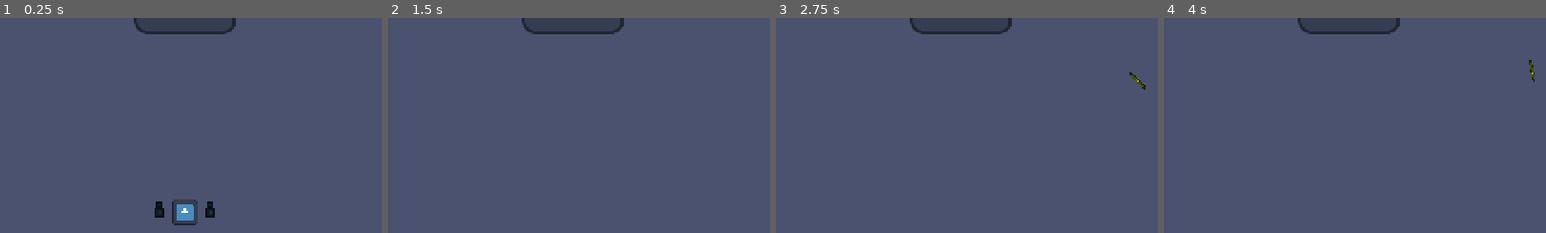
Above: before the commit, frames 1-4 (left to right).
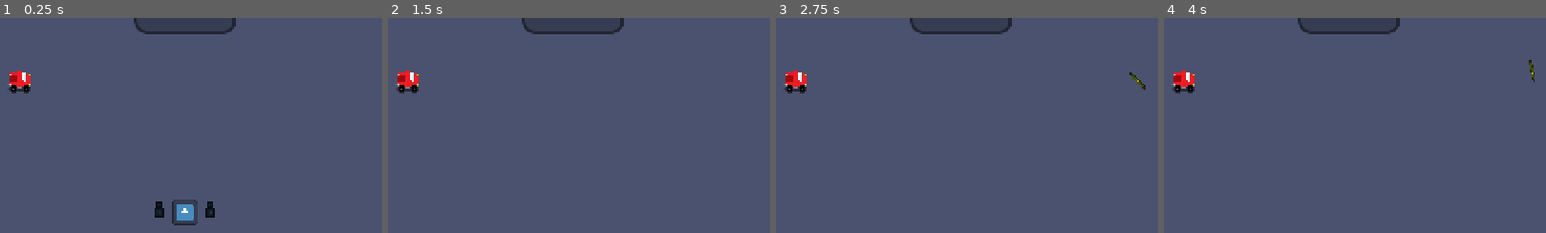
Above: after the commit, the same moments.

Repository: AsleepInTheBreakroom/SuperReactorCore
Game: Godot game, scene res://Levels/Testing/TestLevel.tscn
Same seed, same stepped clock (60 frames per second), same inputs: the game is played once before the commit and once after it. The engine's default icon, where the game draws it, is replaced by a stand-in: a white triangle on a blue panel in a dark square.
Inputs (mouse positions are % of the whole screen's width and height, from its top left):
- Up to frame 1 (0.25 s): no input
- Up to frame 2 (1.5 s): tap Enter at 0.5 s; move the mouse to (72, 45) at 0.52 s; press the mouse at (72, 45) at 0.53 s; hold D (Keyboard_Right) 0.53-1.28 s; move the mouse to (30, 55) at 1.27 s; release the mouse at (30, 55) at 1.28 s; hold S (Keyboard_Down) from 1.28 s (still down); right-click (30, 55) at 1.35 s
- Up to frame 3 (2.75 s): tap Space at 2 s; move the mouse to (60, 28) at 2.02 s; release S (Keyboard_Down) at 2.03 s; press the mouse at (60, 28) at 2.03 s; hold D (Keyboard_Right) from 2.03 s (still down)
- Up to frame 4 (4 s): move the mouse to (45, 70) at 2.77 s; release D (Keyboard_Right) at 2.78 s; release the mouse at (45, 70) at 2.78 s; hold W (Keyboard_Up) 2.78-3.53 s; right-click (45, 70) at 2.85 s; move the mouse to (80, 65) at 3.52 s; press the mouse at (80, 65) at 3.53 s; hold A (Keyboard_Left) from 3.53 s (still down)
The pictures show only the part of the screen within x 26-76%, y 29-79%; the shares and areas given below are measured in that part.

The runs differ from the first frame. In frame 1, 0.5% of the frame differs, in the area x 2-8%, y 24-36%; in frame 2, 0.5%; in frame 3, 0.5%; in frame 4, 0.5%.

Commit message:
Sprite Stacking

Diff:
--- a/Levels/Testing/TestLevel.tscn
+++ b/Levels/Testing/TestLevel.tscn
@@ -1,9 +1,10 @@
-[gd_scene load_steps=9 format=3 uid="uid://dbyus26a4tgsn"]
+[gd_scene load_steps=10 format=3 uid="uid://dbyus26a4tgsn"]
 
 [ext_resource type="PackedScene" uid="uid://deti330c0hm6v" path="res://Game Objects/Bot Spawner/BotSpawner.tscn" id="1_fj6dq"]
 [ext_resource type="Texture2D" uid="uid://d3e4lyyvf3vew" path="res://icon.svg" id="2_6beub"]
 [ext_resource type="Texture2D" uid="uid://bcq8bij82gniy" path="res://Art/Temp/TempWalls(16).png" id="2_ds780"]
 [ext_resource type="PackedScene" uid="uid://bqoatrk07vmli" path="res://Game Objects/Entities/Cores/Core.tscn" id="3_vfdak"]
+[ext_resource type="PackedScene" uid="uid://bi2ss6k2klbyh" path="res://Testing/SpriteStack/SpriteStack.tscn" id="5_ldpfq"]
 
 [sub_resource type="TileSetAtlasSource" id="TileSetAtlasSource_jtmvm"]
 texture = ExtResource("2_ds780")
@@ -88,3 +89,6 @@
 
 [node name="Core" parent="." instance=ExtResource("3_vfdak")]
 position = Vector2(240, 56)
+
+[node name="SpriteStack" parent="." instance=ExtResource("5_ldpfq")]
+position = Vector2(136, 120)
--- /dev/null
+++ b/Testing/SpriteStack/SpriteStack.gd
@@ -0,0 +1,43 @@
+extends Node2D
+
+@export var sprite_strip:Texture2D;
+
+var pos:Vector2;
+var num_of_sprites:int;
+
+func _ready():
+	#Create additional sprites based off of sprite strip.
+
+	num_of_sprites = sprite_strip.get_width()/16;
+
+	#Create the number of sprite needed.
+	for i in num_of_sprites:
+		var sprite:Sprite2D = Sprite2D.new();
+		add_child(sprite);
+
+	#Create sprites.
+	#Assign sprites the correct frame.
+	#Offset them.
+	#Then rotate them.
+
+	pass;
+
+func _draw():
+	#draw_texture(sprite_strip, Vector2.ZERO)
+	#for i in num_of_sprites:
+		#print(i)
+	#draw_texture_rect(sprite_strip, Rect2(Vector2.ZERO, Vector2(32,16)), true)
+	for i in num_of_sprites:
+		draw_texture_rect_region(sprite_strip,
+								Rect2(Vector2(0, -i) - Vector2(8,8), Vector2(16,16)), #Position and size of the tile.
+								Rect2(Vector2(i * 16, 0), Vector2(16,16)), #Tile to draw.
+								Color.WHITE,
+								false,
+								false);
+
+func _process(delta):
+	queue_redraw();
+
+	#rotate(deg_to_rad(5));
+
+	pass;
--- /dev/null
+++ b/Testing/SpriteStack/SpriteStack.tscn
@@ -0,0 +1,8 @@
+[gd_scene load_steps=3 format=3 uid="uid://bi2ss6k2klbyh"]
+
+[ext_resource type="Script" path="res://Testing/SpriteStack/SpriteStack.gd" id="2_hs6jq"]
+[ext_resource type="Texture2D" uid="uid://shihe7c42aig" path="res://Art/Temp/Red_Car.png" id="2_jsbjt"]
+
+[node name="SpriteStack" type="Node2D"]
+script = ExtResource("2_hs6jq")
+sprite_strip = ExtResource("2_jsbjt")
Binary file added: Art/Temp/Box.png
Not shown, added: Art/Temp/Box.png.import
Binary file added: Art/Temp/Box_Missle.png
Not shown, added: Art/Temp/Box_Missle.png.import
Binary file added: Art/Temp/Red_Car.png
Not shown, added: Art/Temp/Red_Car.png.import
Binary file added: Art/Temp/Robot3D.png
Not shown, added: Art/Temp/Robot3D.png.import
